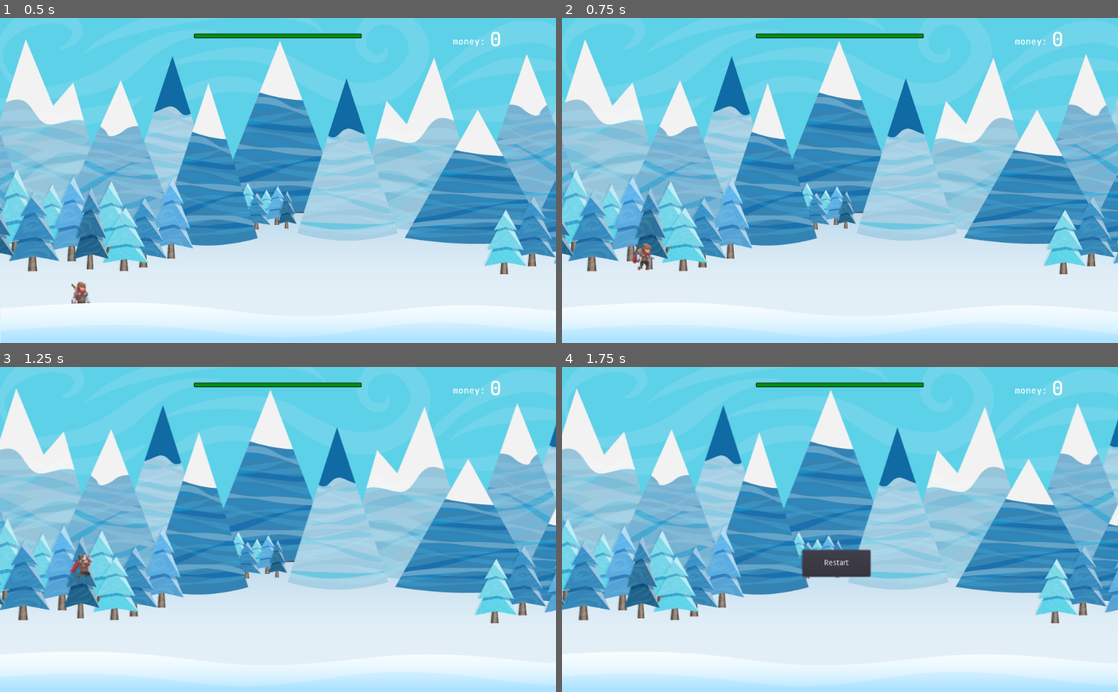
Above: before the commit, frames 1-4 (two rows, left to right).
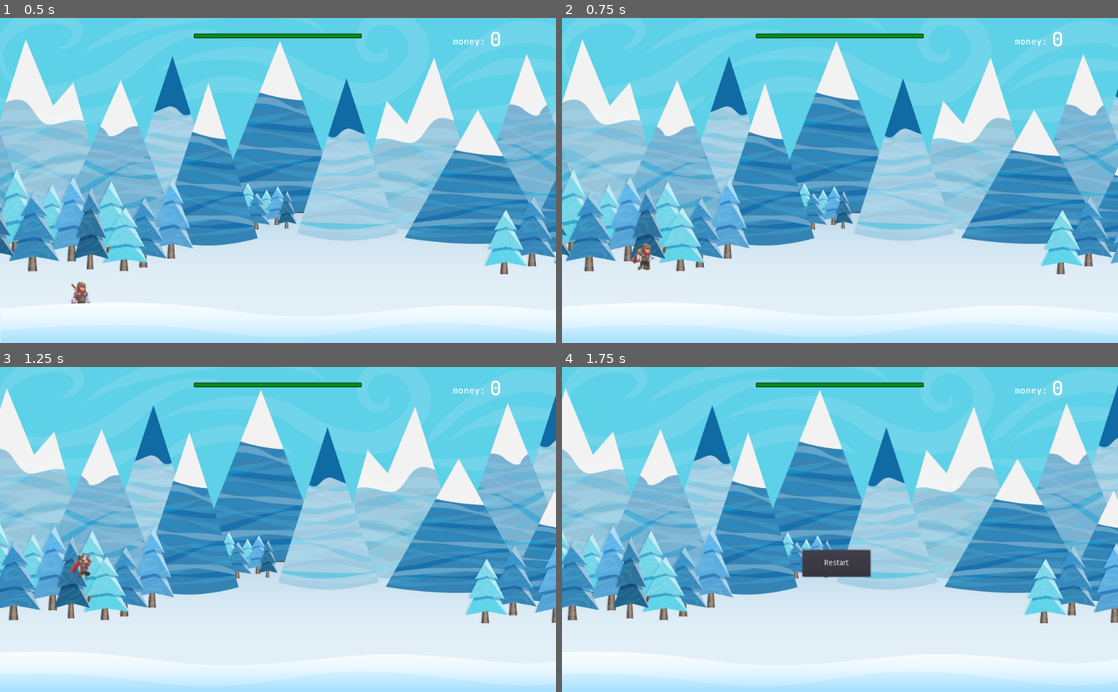
Above: after the commit, the same moments.

Repository: 1shevelov/Monster-Farm-prototype
Game: Godot game, scene res://Game.tscn
Two runs of this game, one before a commit and one after it. Both use one fixed random seed, a clock stepped at 60 frames per second and the inputs below. Sound files missing from this copy of the repository are replaced by a short silence.
Inputs:
- Up to frame 1 (0.5 s): no input
- Up to frame 2 (0.75 s): hold Space (jump) from 0.53 s (still down)
- Up to frame 3 (1.25 s): keep holding Space (jump)
- Up to frame 4 (1.75 s): release Space (jump) at 1.28 s; tap End (end_life) at 1.35 s; tap Space (jump) at 1.52, 1.55 s

Frame 1 is identical in both runs. In frame 2, 7.7% of the frame differs, in the area x 0-100%, y 6-79%; in frame 3, 20%; in frame 4, 22%, in the area x 0-100%, y 5-79%.

Commit message:
Grounds speed depends on world speed. Double connection fixed on avatar falling on obstacle stop

Diff:
--- a/avatar/Avatar.gd
+++ b/avatar/Avatar.gd
@@ -82,6 +82,7 @@
 		Signals.emit_signal("attack_finished")
 
 	if state == RUN and event.is_action_pressed("jump"):
+		print("JUMP while RUN")
 		state = JUMP
 		$Stats.jumps += 1
 
@@ -89,6 +90,7 @@
 		$Jump.set_fall_gravity()
 
 	if state == ATTACK and event.is_action_pressed("jump"):
+		print("JUMP while ATTACK")
 		$AttackTimer.stop()
 		$Stats.jumps += 1
 		state = DASH
--- a/background/ParallaxBackground.gd
+++ b/background/ParallaxBackground.gd
@@ -3,7 +3,7 @@
 onready var sky_back := $SkyParallaxLayer
 onready var mid_back := $MidgroundParallaxLayer
 
-const MIDBACK_DELTA_SPEED := -25
+const MIDBACK_DELTA_SPEED := -5
 const MIDBACK_DELTA_STOP_SPEED := 0
 const SKY_DELTA_SPEED := 4
 
@@ -19,9 +19,9 @@
 
 func _process(delta) -> void:
 	if is_world_moving:
-		mid_back.motion_offset.x += MIDBACK_DELTA_SPEED * delta
-	else:
-		mid_back.motion_offset.x += MIDBACK_DELTA_STOP_SPEED * delta
+		mid_back.motion_offset.x += MIDBACK_DELTA_SPEED * Globals.RUN_WORLD_SPEED * delta
+#	else:
+#		mid_back.motion_offset.x += MIDBACK_DELTA_STOP_SPEED * delta
 	sky_back.motion_offset.x += SKY_DELTA_SPEED * delta
 
 
--- a/background/ParallaxForeground.gd
+++ b/background/ParallaxForeground.gd
@@ -2,7 +2,7 @@
 
 onready var foreground := $ForegroundParallaxLayer
 
-const FOREGROUND_DELTA_SPEED := -100
+const FOREGROUND_DELTA_SPEED := -20
 const FOREGROUND_DELTA_STOP_SPEED := 0
 
 var is_world_moving := false
@@ -17,9 +17,9 @@
 
 func _process(delta) -> void:
 	if is_world_moving:
-		foreground.motion_offset.x += FOREGROUND_DELTA_SPEED * delta
-	else:
-		foreground.motion_offset.x += FOREGROUND_DELTA_STOP_SPEED * delta
+		foreground.motion_offset.x += FOREGROUND_DELTA_SPEED * Globals.RUN_WORLD_SPEED * delta
+#	else:
+#		foreground.motion_offset.x += FOREGROUND_DELTA_STOP_SPEED * delta
 
 
 func on_world_move_change() -> void:
--- a/background/_ScrollingBackground.tscn
+++ /dev/null
@@ -1,24 +0,0 @@
-[gd_scene load_steps=3 format=2]
-
-[sub_resource type="Shader" id=1]
-code = "shader_type canvas_item;
-
-uniform float scroll_speed;
-
-void fragment() {
-	vec2 u = UV;
-	u.x += scroll_speed * TIME;
-	vec4 col = texture(TEXTURE, u);
-	COLOR = col;
-}"
-
-[sub_resource type="ShaderMaterial" id=2]
-resource_local_to_scene = true
-shader = SubResource( 1 )
-shader_param/scroll_speed = 3.0
-
-[node name="ScrollingBackground" type="TextureRect"]
-material = SubResource( 2 )
-margin_right = 40.0
-margin_bottom = 40.0
-stretch_mode = 2
--- a/objects/Obstacle.gd
+++ b/objects/Obstacle.gd
@@ -11,6 +11,9 @@
 var obstacle_name := ""
 
 var has_weapon := false
+
+# to address a bug when falling on top of an hp object
+var is_already_collided_with_avatar := false
 
 
 #func _ready():
@@ -59,7 +62,8 @@
 
 
 func _on_Collision_body_entered(some_node: Node) -> void:
-	if some_node.name == Globals.AVATAR_NODE_NAME:
+	if some_node.name == Globals.AVATAR_NODE_NAME and not is_already_collided_with_avatar:
+		is_already_collided_with_avatar = true
 		avatar_node = some_node
 		if not Globals.SILENT_MODE:
 			hit_sound.play()
